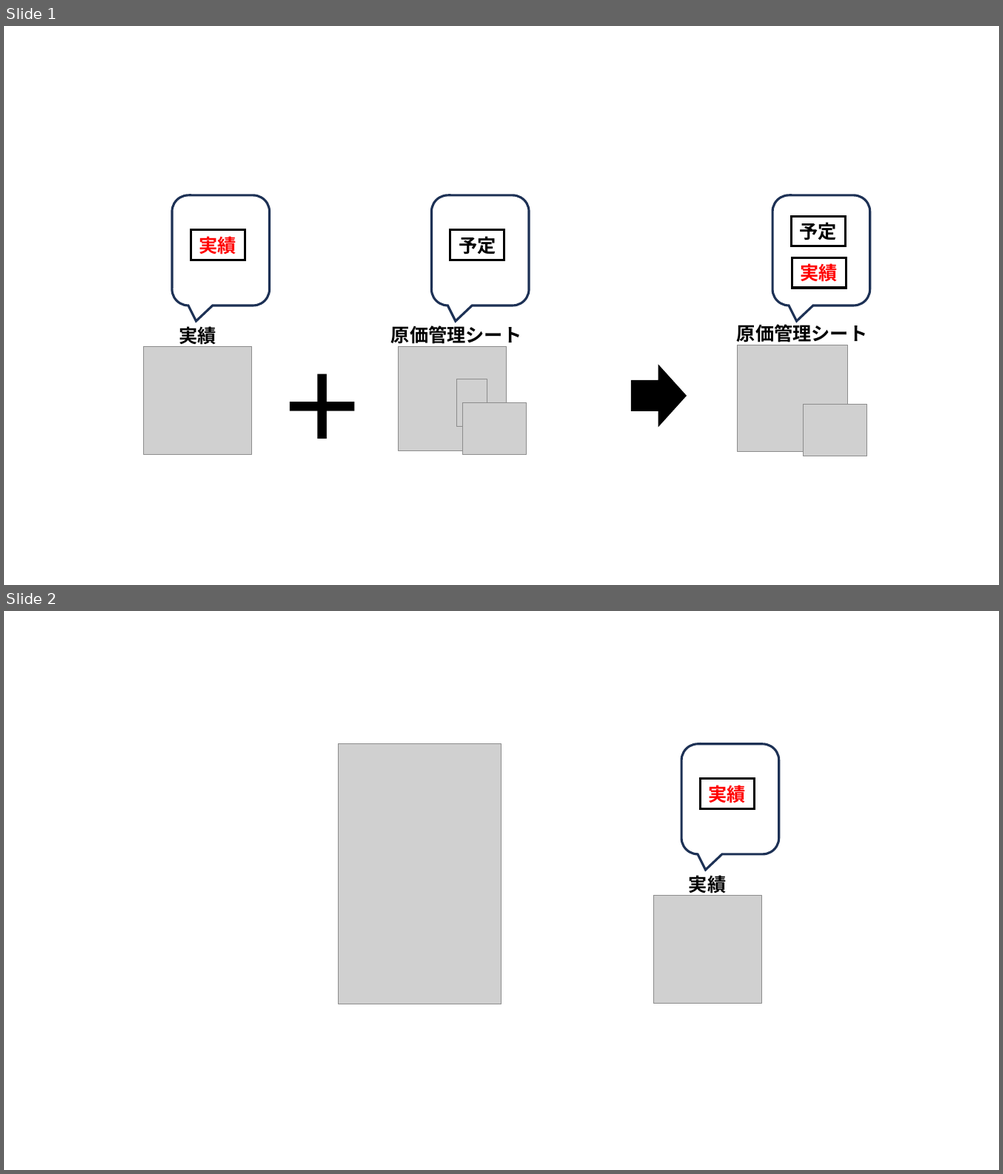
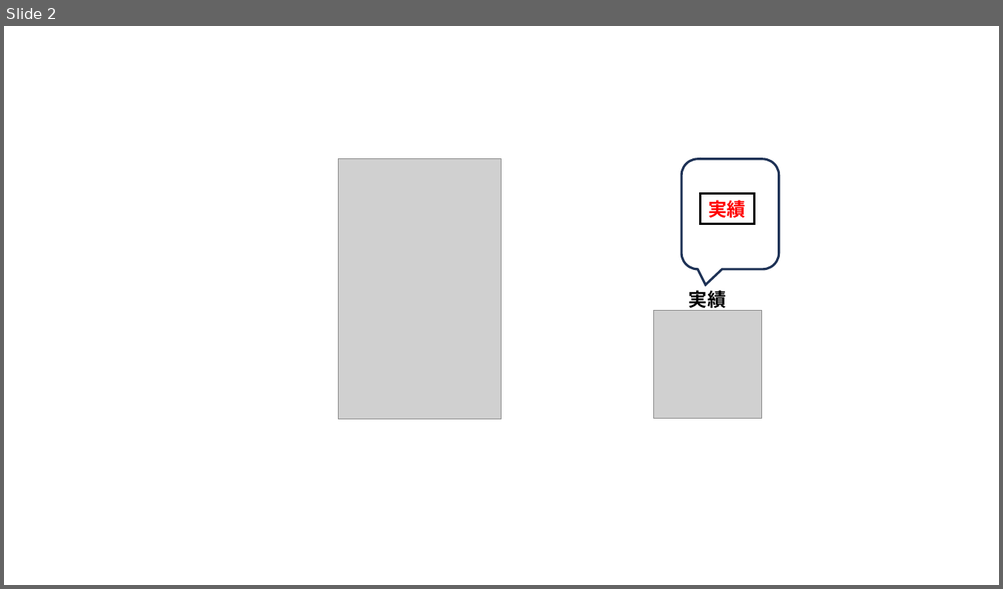
Before and after one commit to nishida2073/project_management, a slide deck: tool/macro/実績反映機能_マニュアル.pptx. Shown one above the other, each under a label of ours: slides 1 and 2 before the commit, slide 2 after it. The pictures are 1003x1174 and 1003x589 pixels, drawn with LibreOffice and Linux fonts; fonts in the diff are those of the drawing; grey boxes stand for pictures. Boxes give left, top, right and bottom in pixels: in the first picture for what was removed or moved away, otherwise in the second. Text is boxed around its words. In the diff, an @@ line names an element or a change of style, - is before the commit and + after.

```diff
--- a/tool/macro/実績反映機能_マニュアル.pptx
+++ b/tool/macro/実績反映機能_マニュアル.pptx
@@ slide 1 removed at (x1=4, y1=26, x2=999, y2=585), background #FFFFFF @@
@@ rounded speech box removed at (x1=172, y1=195, x2=270, y2=306) @@
@@ rounded speech box removed at (x1=432, y1=195, x2=529, y2=306) @@
@@ rounded speech box removed at (x1=772, y1=195, x2=871, y2=306) @@
@@ rectangle removed at (x1=791, y1=216, x2=845, y2=246) @@
-予定
@@ rectangle removed at (x1=190, y1=230, x2=244, y2=261) @@
-実績
@@ rectangle removed at (x1=450, y1=230, x2=504, y2=261) @@
-予定
@@ rectangle removed at (x1=792, y1=258, x2=845, y2=288) @@
-実績
@@ text removed at (x1=179, y1=323, x2=216, y2=347) @@
-実績
@@ group removed at (x1=391, y1=326, x2=526, y2=455): 3 pictures, 1 text @@
-原価管理シート
@@ text removed at (x1=737, y1=321, x2=867, y2=343) @@
-原価管理シート
@@ picture removed at (x1=144, y1=347, x2=252, y2=455) @@
@@ text removed at (x1=270, y1=347, x2=377, y2=465) @@
-＋
@@ picture removed at (x1=737, y1=346, x2=847, y2=452) @@
@@ right arrow removed at (x1=632, y1=366, x2=686, y2=426) @@
@@ picture removed at (x1=803, y1=405, x2=867, y2=457) @@
```
Also in this commit, not shown: 1 slide changed, 9 slides added, 2 other slides removed, 11 other files.
